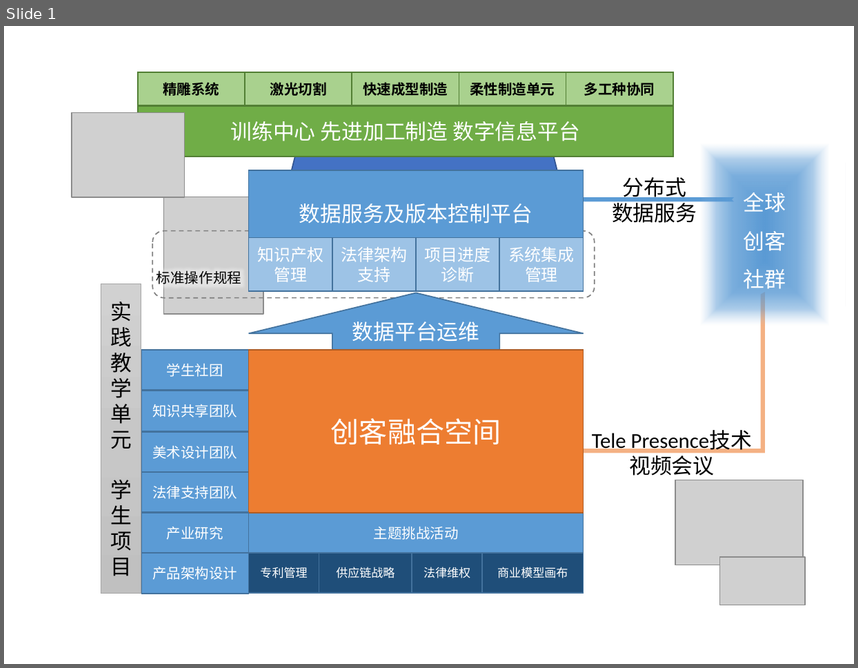
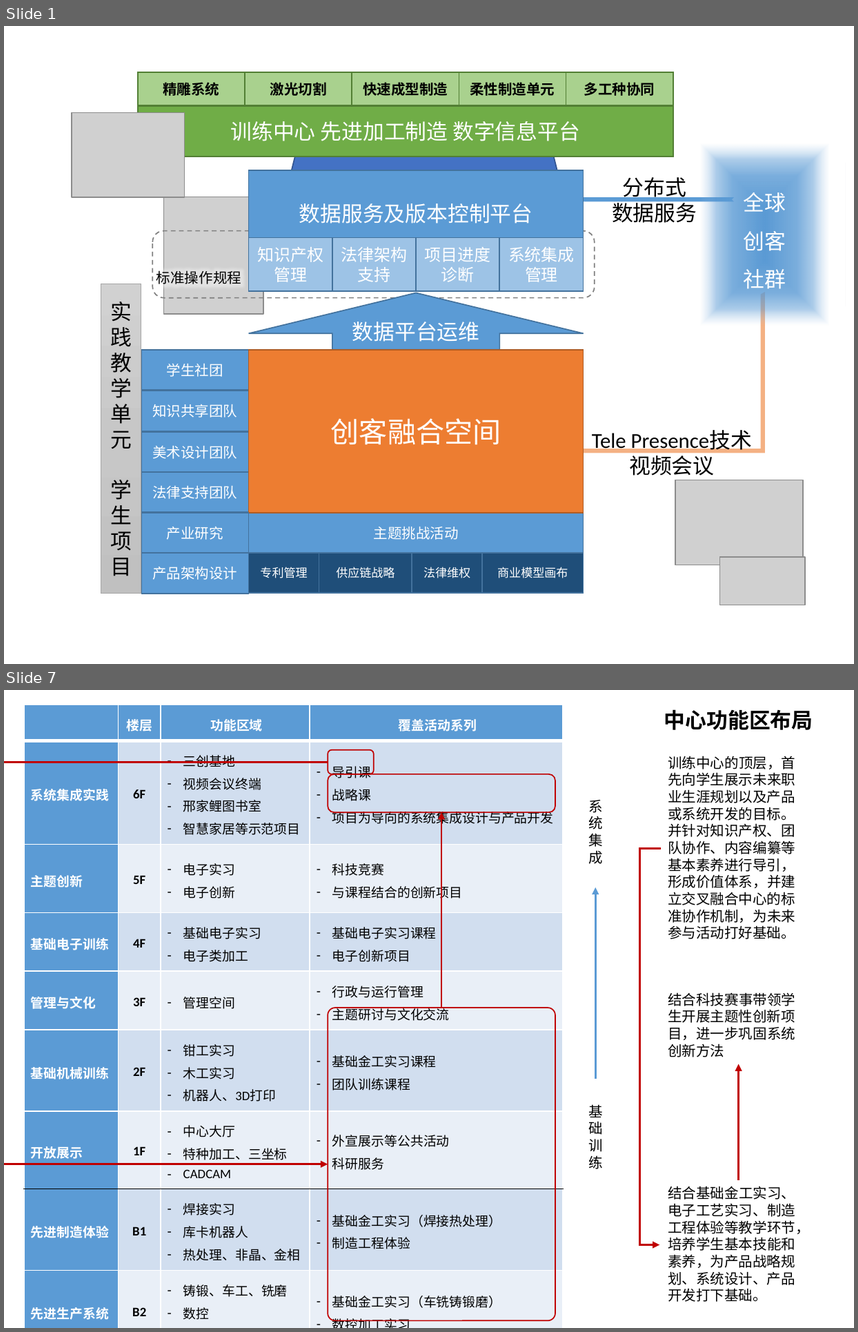
Before and after one commit to woodyme/i.center_my_workzone, a slide deck: 训练中心创客交叉融合空间建设/doc/创客融合空间运行模式.pptx. Shown one above the other, each under a label of ours: slide 1 before the commit, slides 1 and 7 after it; the slides between them are not shown. The pictures are 858x668 and 858x1332 pixels, drawn with LibreOffice and Linux fonts; fonts in the diff are those of the drawing; grey boxes stand for pictures. Boxes give left, top, right and bottom in pixels: in the first picture for what was removed or moved away, otherwise in the second. Text is boxed around its words. In the diff, an @@ line names an element or a change of style, - is before the commit and + after.

Commit message:
update 创客交叉融合空间运行模式

```diff
--- a/训练中心创客交叉融合空间建设/doc/创客融合空间运行模式.pptx
+++ b/训练中心创客交叉融合空间建设/doc/创客融合空间运行模式.pptx
@@ slide 7 added at [4,690,854,1328], background #FFFFFF @@
@@ table added at [25,704,564,1325], 10 rows, 4 columns @@
+ | 楼层 | 功能区域 | 覆盖活动系列
+系统集成实践 | 6F | 三创基地 / 视频会议终端 / 邢家鲤图书室 / 智慧家居等示范项目 | 导引课 / 战略课 / 项目为导向的系统集成设计与产品开发
+主题创新 | 5F | 电子实习 / 电子创新 | 科技竞赛 / 与课程结合的创新项目
+基础电子训练 | 4F | 基础电子实习 / 电子类加工 | 基础电子实习课程 / 电子创新项目
+管理与文化 | 3F | 管理空间 | 行政与运行管理 / 主题研讨与文化交流
+基础机械训练 | 2F | 钳工实习 / 木工实习 / 机器人、3D打印 | 基础金工实习课程 / 团队训练课程
+开放展示 | 1F | 中心大厅 / 特种加工、三坐标 / CADCAM | 外宣展示等公共活动 / 科研服务
+先进制造体验 | B1 | 焊接实习 / 库卡机器人 / 热处理、非晶、金相 | 基础金工实习（焊接热处理） / 制造工程体验
+先进生产系统 | B2 | 铸锻、车工、铣磨 / 数控 / 制造岛 | 基础金工实习（车铣铸锻磨） / 数控加工实习
+基础制造 | B4 | 消失模铸造 | 基础金工实习（消失模铸造） / 科研服务
@@ text added at [664,709,813,730], 18 pt, text #000000, bold @@
+中心功能区布局
@@ rounded rectangle added at [328,749,374,774], outline #C00000 1 pt @@
@@ elbow arrow added from (328, 762) to (328, 1163), #C00000 1.5 pt @@
@@ text added at [668,756,795,939], 12 pt, text #000000 @@
+训练中心的顶层，首先向学生展示未来职业生涯规划以及产品或系统开发的目标。并针对知识产权、团队协作、内容编纂等基本素养进行导引，形成价值体系，并建立交叉融合中心的标准协作机制，为未来参与活动打好基础。
@@ rounded rectangle added at [328,774,556,812], outline #C00000 1 pt @@
@@ arrow added from (441, 1007) to (441, 812), #C00000 1.5 pt @@
@@ text added at [589,800,604,864], 12 pt, text #000000 @@
+系统集成
@@ elbow arrow added from (661, 849) to (660, 1244), #C00000 1.5 pt @@
@@ arrow added from (595, 1078) to (595, 887), #5B9BD5 1.5 pt @@
@@ text added at [668,992,795,1057], 12 pt, text #000000 @@
+结合科技赛事带领学生开展主题性创新项目，进一步巩固系统创新方法
@@ rounded rectangle added at [328,1007,556,1320], outline #C00000 1 pt @@
@@ arrow added from (738, 1181) to (738, 1064), #C00000 1.5 pt @@
@@ text added at [589,1104,604,1169], 12 pt, text #000000 @@
+基础训练
@@ text added at [668,1185,809,1301], 12 pt, text #000000 @@
+结合基础金工实习、电子工艺实习、制造工程体验等教学环节，培养学生基本技能和素养，为产品战略规划、系统设计、产品开发打下基础。
```
Also in this commit, not shown: 7 other slides added, 6 slides removed, 3 other files.
